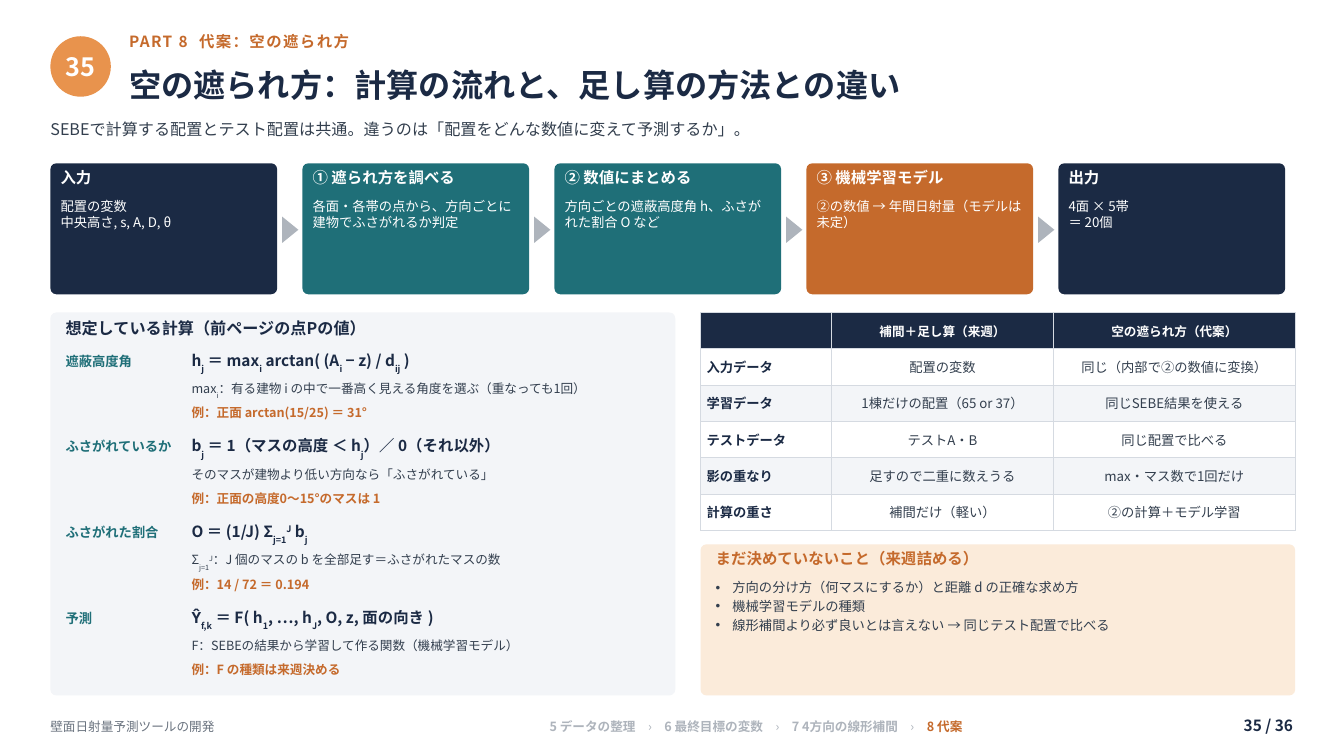
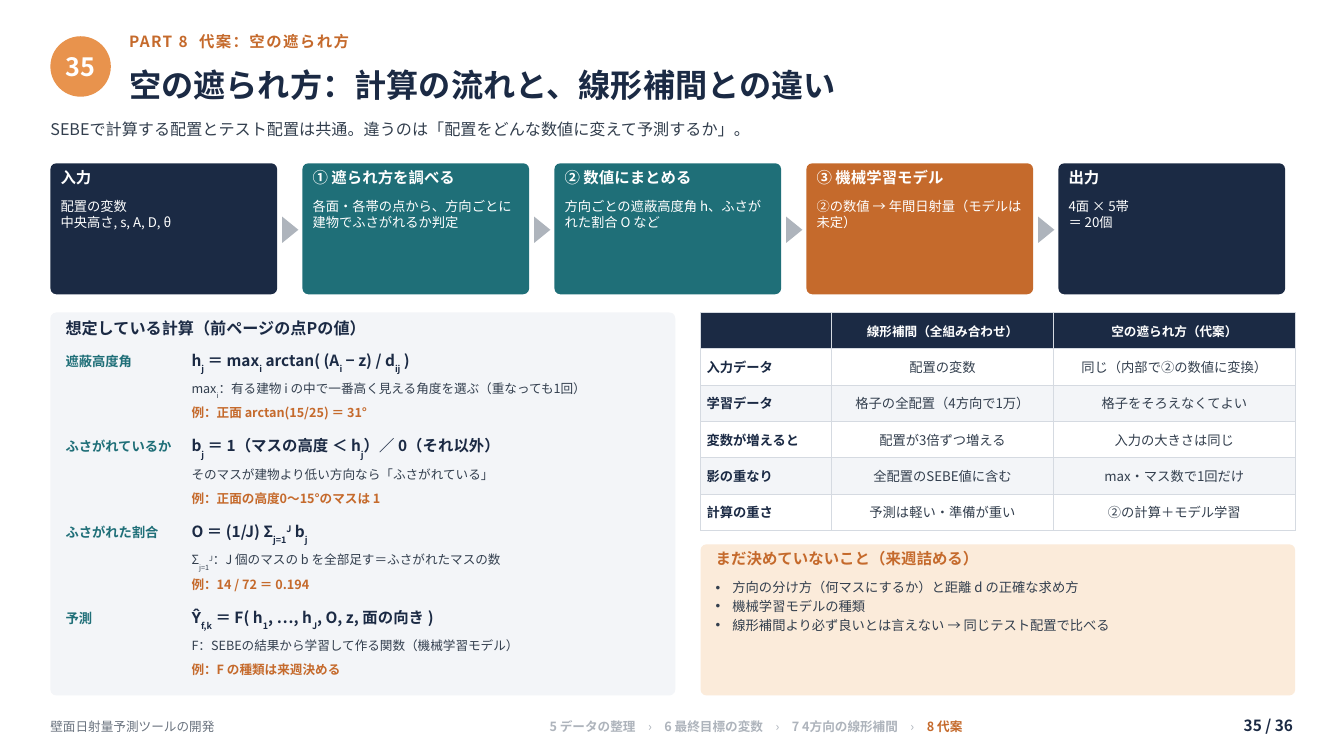
Before and after one commit to koyoy1016-gif/koyo1016, a slide deck: slide 35 of slides/壁面日射量予測ツールの開発_補足付き.pptx. Drawn at 1344x756 pixels with LibreOffice and Linux fonts; fonts in the diff are those of the drawing. Boxes give left, top, right and bottom in pixels: in the first picture for what was removed or moved away, otherwise in the second. Text is boxed around its words. In the diff, an @@ line names an element or a change of style, - is before the commit and + after.

```diff
--- a/slides/壁面日射量予測ツールの開発_補足付き.pptx
+++ b/slides/壁面日射量予測ツールの開発_補足付き.pptx
@@ text at box(129, 69, 836, 100): text changed @@
-空の遮られ方：計算の流れと、足し算の方法との違い
+空の遮られ方：計算の流れと、線形補間との違い
@@ table at box(701, 313, 1296, 522) @@
-row 1, column 2: 補間＋足し算（来週）
+row 1, column 2: 線形補間（全組み合わせ）
-row 3, column 2: 1棟だけの配置（65 or 37）
+row 3, column 2: 格子の全配置（4方向で1万）
-row 3, column 3: 同じSEBE結果を使える
+row 3, column 3: 格子をそろえなくてよい
-row 4: テストデータ | テストA・B | 同じ配置で比べる
+row 4: 変数が増えると | 配置が3倍ずつ増える | 入力の大きさは同じ
-row 5, column 2: 足すので二重に数えうる
+row 5, column 2: 全配置のSEBE値に含む
-row 6, column 2: 補間だけ（軽い）
+row 6, column 2: 予測は軽い・準備が重い
```
Also in this commit, not shown: 7 other slides changed, 2 slides added, 2 slides removed, 4 other files.
